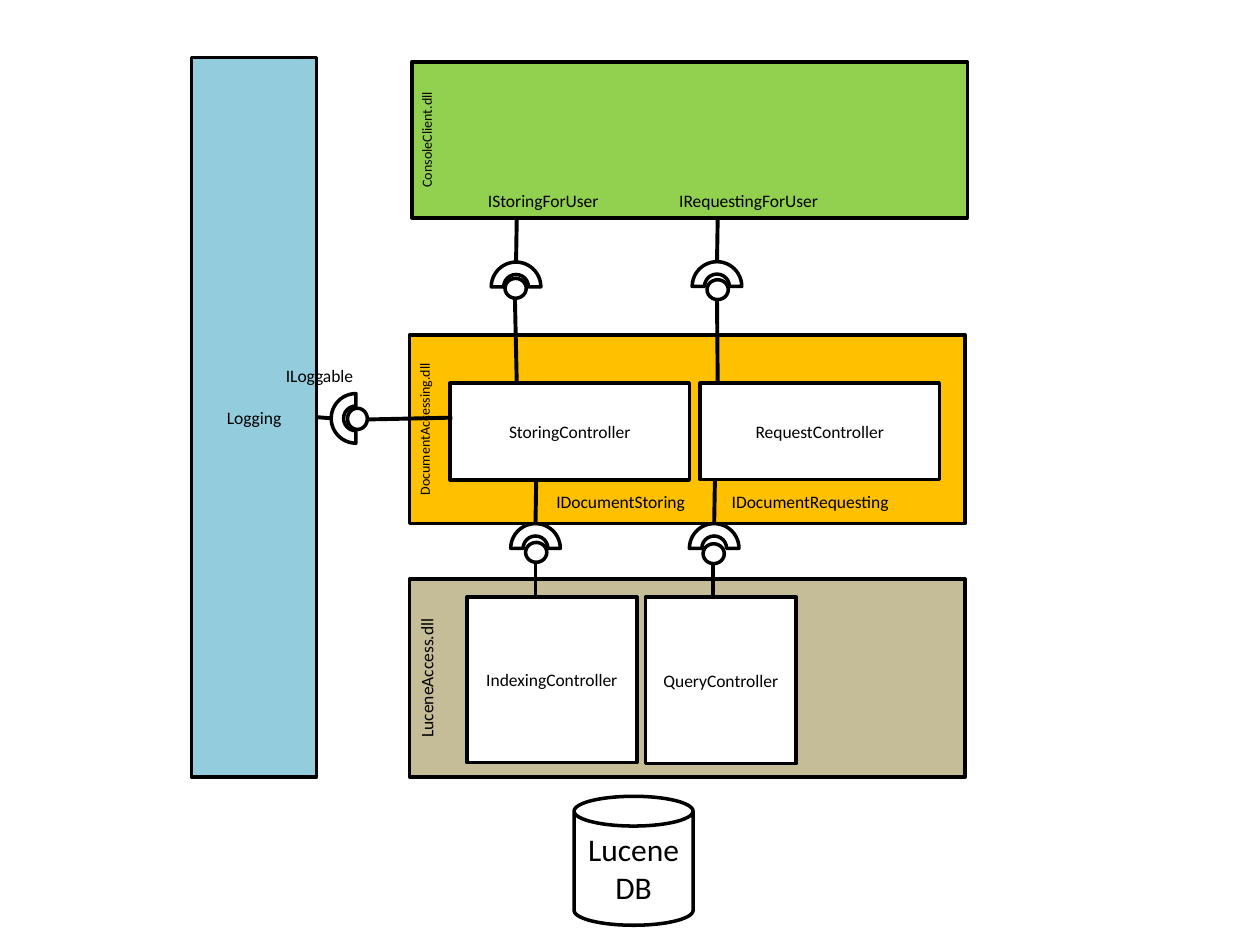
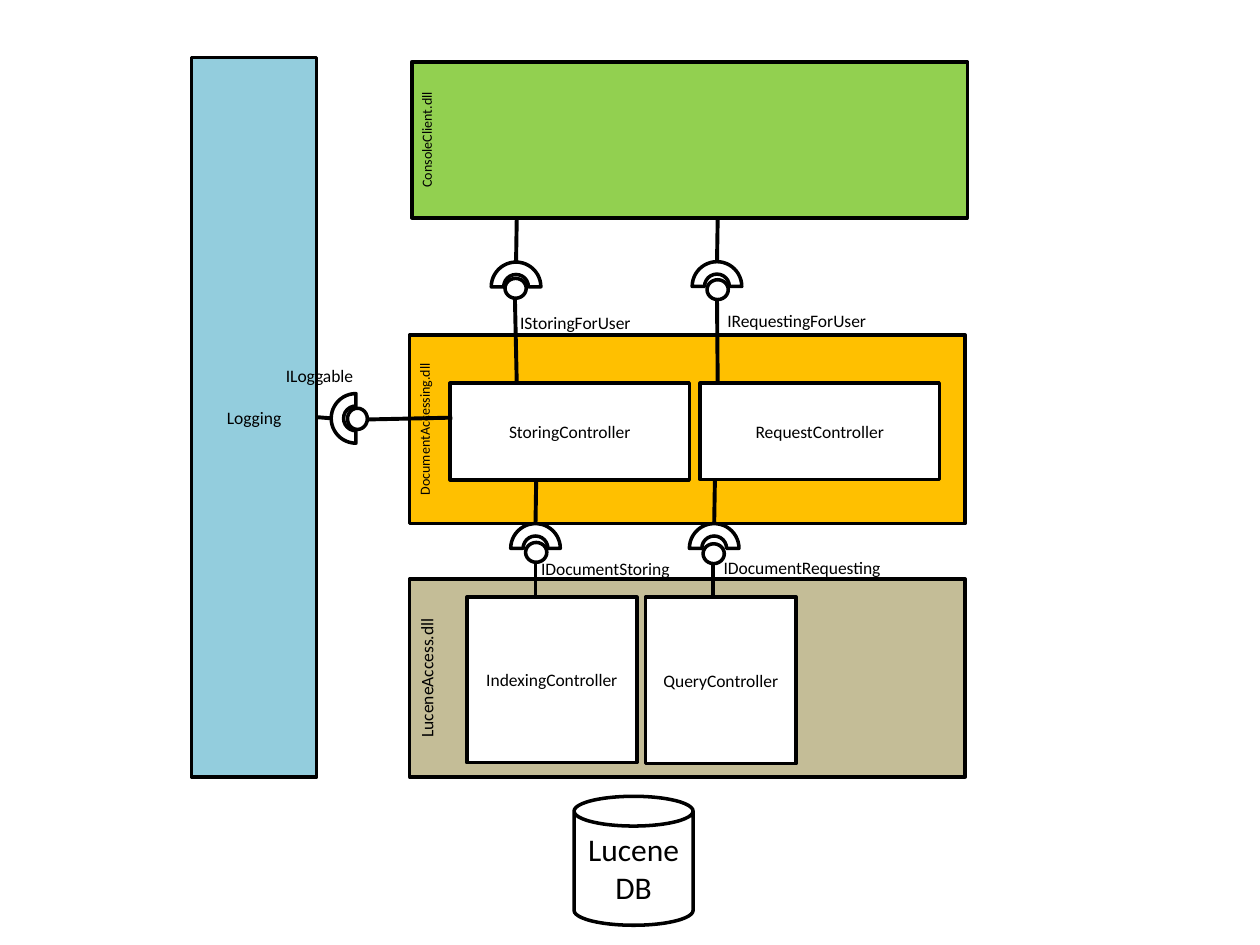
Before and after one commit to MrMame/Doci, a slide deck: slide 3 of documentation/Architecture_v0.1.0.pptx. Drawn at 1260x945 pixels with LibreOffice and Linux fonts; fonts in the diff are those of the drawing. Boxes give left, top, right and bottom in pixels: in the first picture for what was removed or moved away, otherwise in the second. Text is boxed around its words. In the diff, an @@ line names an element or a change of style, - is before the commit and + after.

Commit message:
Changed assemblies interface position inside documentation

```diff
--- a/documentation/Architecture_v0.1.0.pptx
+++ b/documentation/Architecture_v0.1.0.pptx
@@ text "IStoringForUser": place and size @@
-text "IStoringForUser" at (488, 195, 598, 210)
+text "IStoringForUser" at (520, 317, 630, 334)
@@ text "IRequestingForUser": place and size @@
-text "IRequestingForUser" at (679, 195, 818, 210)
+text "IRequestingForUser" at (727, 315, 866, 330)
@@ text "IDocumentStoring" rewrapped from (556, 496, 685, 511) to (541, 561, 670, 580) @@
@@ text "IDocumentRequesting": place and size @@
-text "IDocumentRequesting" at (732, 496, 889, 511)
+text "IDocumentRequesting" at (724, 562, 881, 579)
```
